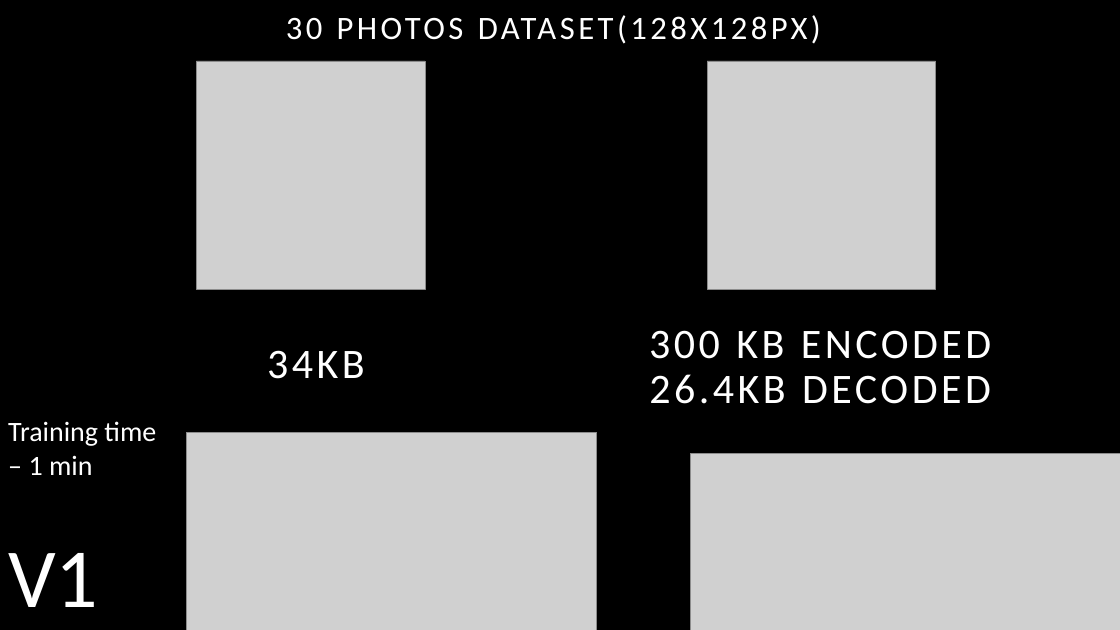
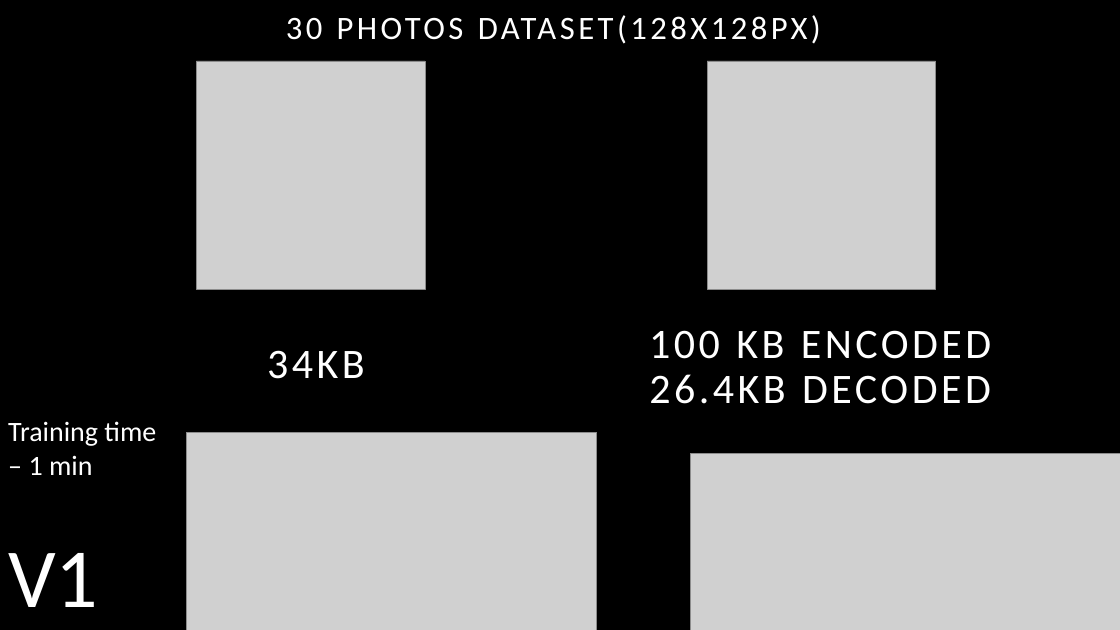
Before and after one commit to Heigen007/ai_photo_enhanse_python, a slide deck: slide 12 of ai_compression_project.pptx. Drawn at 1120x630 pixels with LibreOffice and Linux fonts; fonts in the diff are those of the drawing; grey boxes stand for pictures. Boxes give left, top, right and bottom in pixels: in the first picture for what was removed or moved away, otherwise in the second. Text is boxed around its words. In the diff, an @@ line names an element or a change of style, - is before the commit and + after.

```diff
--- a/ai_compression_project.pptx
+++ b/ai_compression_project.pptx
@@ text at (649, 330, 991, 359): text changed @@
-300 KB ENCODED
+100 KB ENCODED
```
Also in this commit, not shown: 5 other slides changed, 4 slides added, 6 other files.
